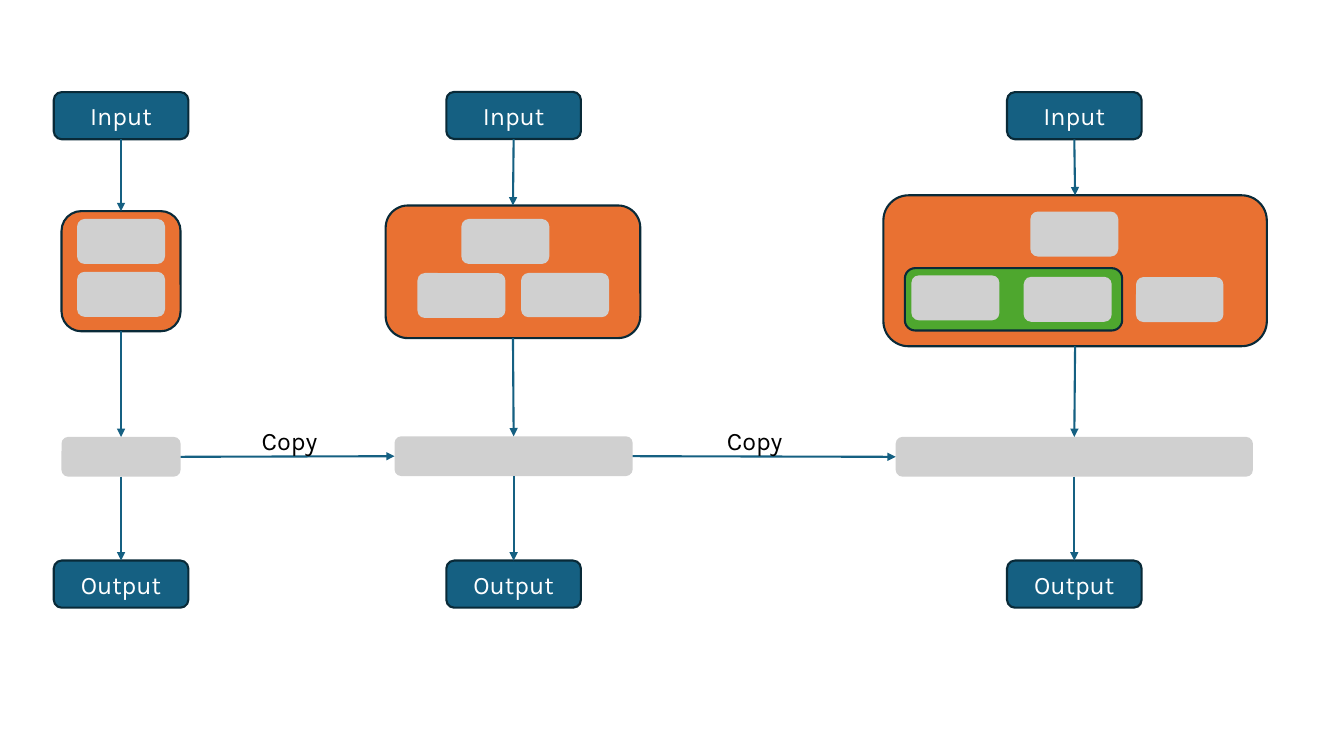
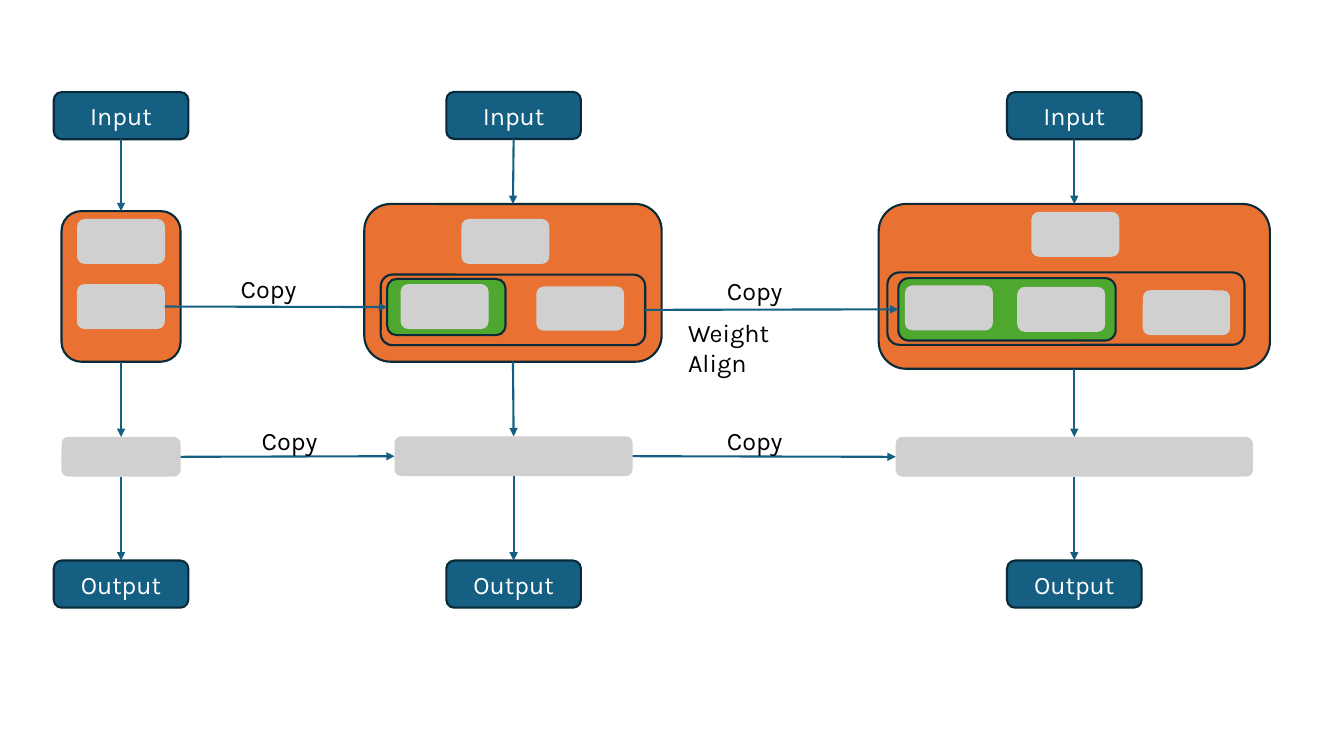
Before and after one commit to NguyenQuangMinh0504/CIL_NIDS, a slide deck: slide 6 of Media/Figure.pptx. Drawn at 1344x756 pixels with LibreOffice and Linux fonts; fonts in the diff are those of the drawing; grey boxes stand for pictures. Boxes give left, top, right and bottom in pixels: in the first picture for what was removed or moved away, otherwise in the second. Text is boxed around its words. In the diff, an @@ line names an element or a change of style, - is before the commit and + after.

```diff
--- a/Media/Figure.pptx
+++ b/Media/Figure.pptx
@@ arrow moved from (1075, 139) - (1076, 196) to (1075, 139) - (1075, 204) @@
@@ rounded rectangle: place and size @@
-rounded rectangle at [386,206,641,339]
+rounded rectangle at [364,204,661,362]
@@ rounded rectangle: place and size @@
-rounded rectangle at [883,196,1266,347]
+rounded rectangle at [879,204,1270,369]
@@ rounded rectangle: place and size @@
-rounded rectangle at [62,211,180,331]
+rounded rectangle at [62,211,180,361]
@@ picture: place and size @@
-picture at [78,272,165,318]
+picture at [77,284,164,330]
@@ text added at [241,282,297,304], 18 pt, text #000000 @@
+Copy
@@ rounded rectangle added at [381,274,645,345], fill #E97132, outline #092A39 1.5 pt @@
@@ rounded rectangle added at [387,279,505,336], fill #4EA72E, outline #092A39 1.5 pt @@
@@ picture: place and size @@
-picture at [417,273,505,319]
+picture at [400,284,488,330]
@@ picture: place and size @@
-picture at [521,273,609,318]
+picture at [536,286,624,331]
@@ text added at [727,284,783,306], 18 pt, text #000000 @@
+Copy
@@ rounded rectangle added at [887,272,1244,345], fill #E97132, outline #092A39 1.5 pt @@
@@ 2 pictures, 1 rounded rectangle: place and size @@
-2 pictures, 1 rounded rectangle at [905,268,1123,331]
+2 pictures, 1 rounded rectangle at [898,278,1116,341]
@@ picture: place and size @@
-picture at [1136,277,1224,323]
+picture at [1143,290,1231,336]
@@ arrow added from (164, 307) to (387, 308), #156082 1.5 pt @@
@@ arrow added from (645, 310) to (898, 310), #156082 1.5 pt @@
@@ text added at [688,324,769,379], 18 pt, text #000000 @@
+Weight Align
@@ arrow moved from (121, 332) - (121, 438) to (121, 362) - (121, 438) @@
@@ arrow moved from (513, 338) - (514, 437) to (513, 362) - (514, 437) @@
@@ arrow moved from (1076, 347) - (1075, 438) to (1075, 369) - (1075, 438) @@
```
Also in this commit, not shown: 7 other files.
